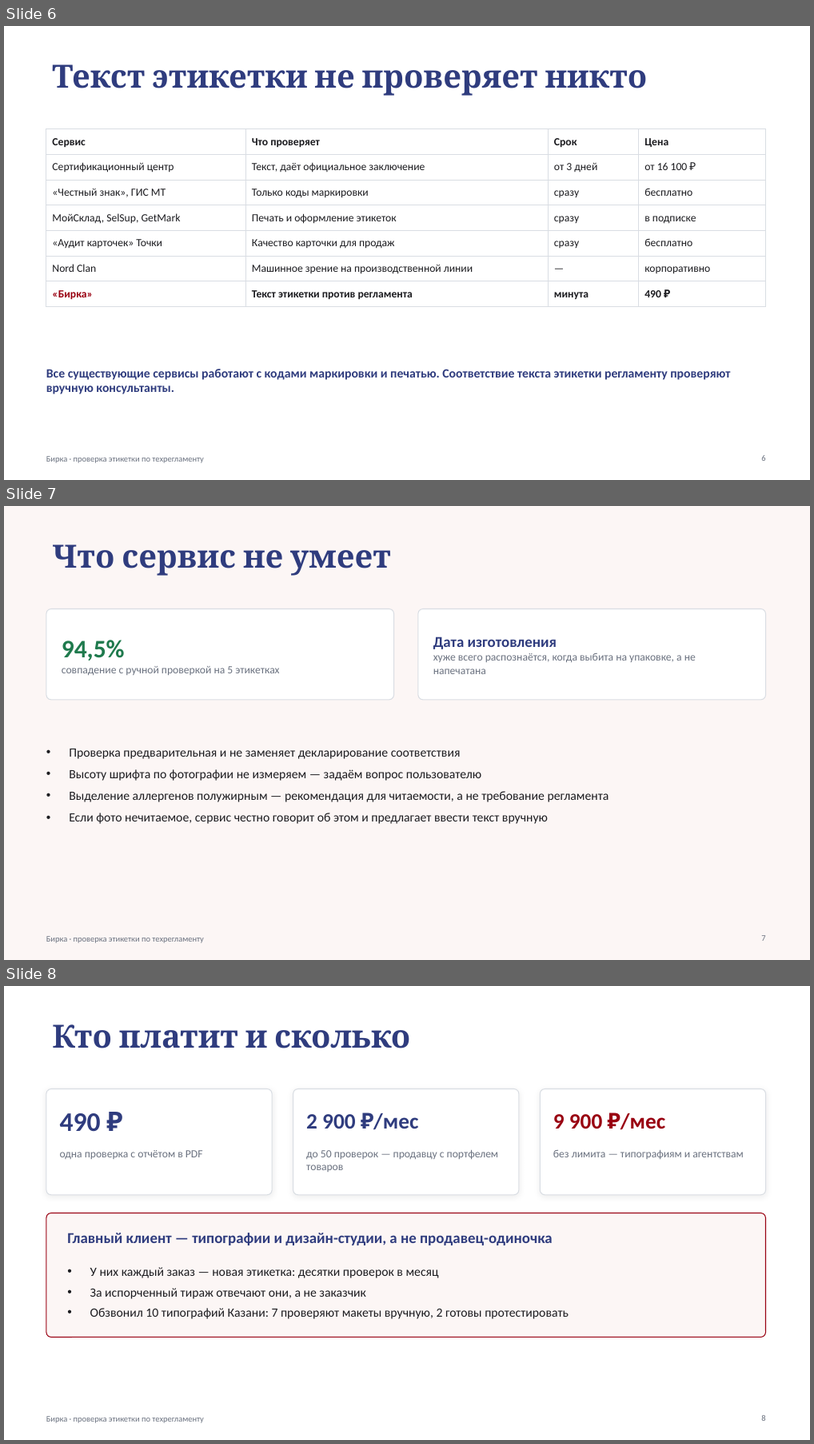
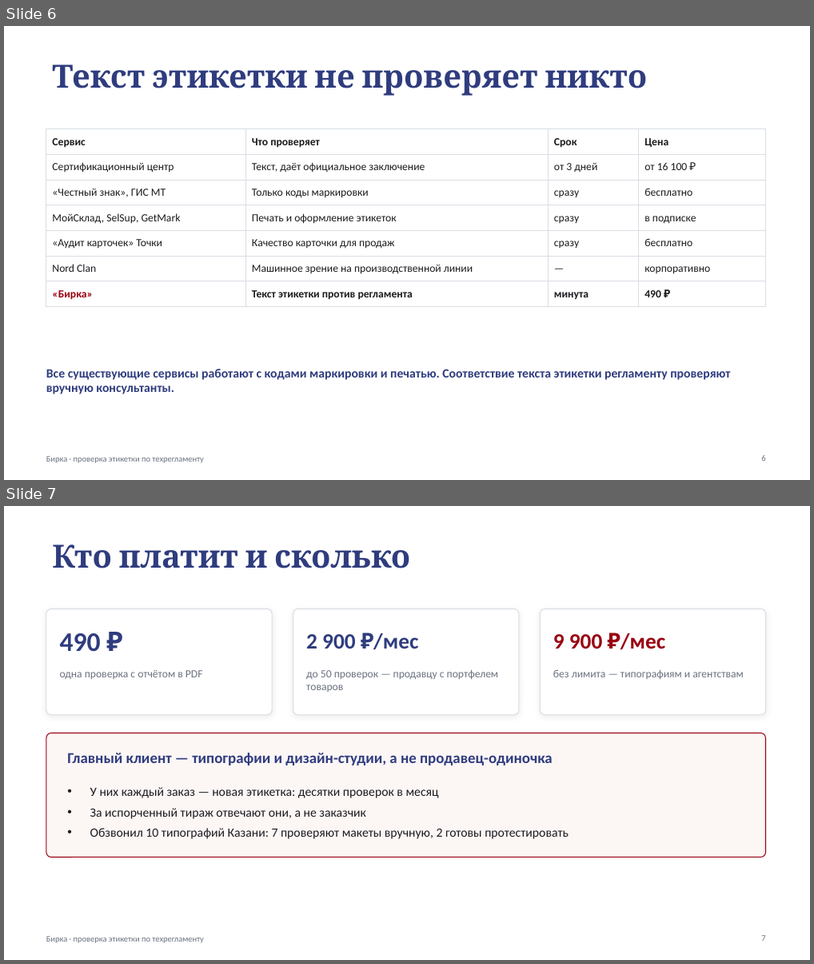
Before and after one commit to amirfazulen-byte/project, a slide deck: deck/Бирка.pptx. Shown one above the other, each under a label of ours: slides 6, 7 and 8 before the commit, slides 6 and 7 after it. The pictures are 814x1444 and 814x964 pixels, drawn with LibreOffice and Linux fonts; fonts in the diff are those of the drawing. Boxes give left, top, right and bottom in pixels: in the first picture for what was removed or moved away, otherwise in the second. Text is boxed around its words. In the diff, an @@ line names an element or a change of style, - is before the commit and + after.

```diff
--- a/deck/Бирка.pptx
+++ b/deck/Бирка.pptx
@@ slide 7 removed at (4, 506, 810, 960), background #FCF6F5; not listed: 1 template element that a slide beside it also shows @@
@@ title removed at (52, 544, 391, 576) @@
-Что сервис не умеет
@@ rounded rectangle removed at (46, 609, 394, 700) @@
@@ rounded rectangle removed at (418, 609, 766, 700) @@
@@ text removed at (62, 640, 279, 675) @@
-94,5%
-совпадение с ручной проверкой на 5 этикетках
@@ text removed at (434, 636, 696, 674) @@
-Дата изготовления
-хуже всего распознаётся, когда выбита на упаковке, а не напечатана
@@ text removed at (69, 748, 610, 824) @@
-• Проверка предварительная и не заменяет декларирование соответствия
-• Высоту шрифта по фотографии не измеряем — задаём вопрос пользователю
-• Выделение аллергенов полужирным — рекомендация для читаемости, а не требование регламента
-• Если фото нечитаемое, сервис честно говорит об этом и предлагает ввести текст вручную
@@ page number removed at (762, 935, 766, 940) @@
-7
@@ what was slide 8 is now slide 7 @@
@@ page number at (762, 935, 766, 940): text changed @@
-8
+7
```
Also in this commit, not shown: 2 slides changed, 1 other file.
